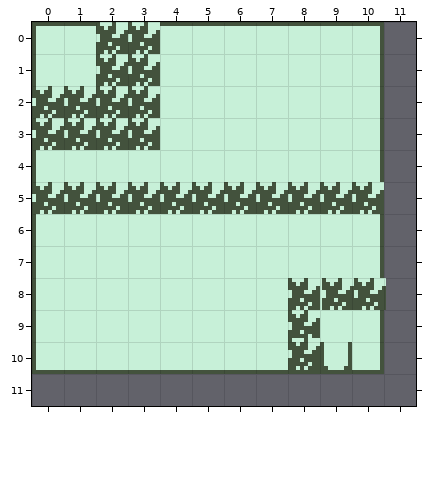
One commit to this Tiled map (JSON): data/maps/left.json. Above, as it was before the edit.
Cells are 8x8 px. Shown: x 0..11, y 0..11.
Now the later version:
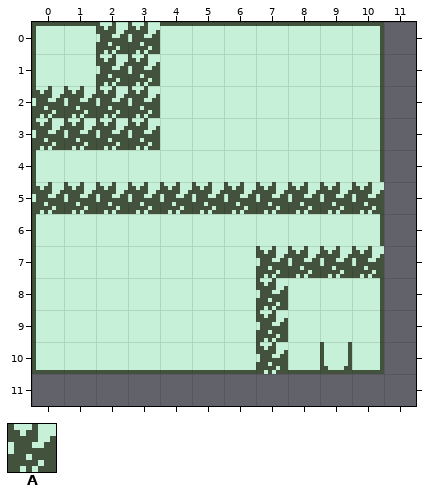
Key: from "gameTilesheet": A 19.
Objects are placed by their top-left corner, in cells (3,4 is the top-left corner of cell 3,4); size is 1x1 cell unless given.
The author wrote: Setup the flames to work! Woo!
The edit:
{"where": "layer \"flameLayer\""}
{"was": "A at 9,8", "now": "A at 8,7"}
{"was": "A at 10,8", "now": "A at 7,7"}
{"was": "A at 8,8", "now": "A at 7,8"}
{"was": "A at 8,9", "now": "A at 7,9"}
{"was": "A at 8,9.9", "now": "A at 7,10"}
{"now": "A at 9,7"}
{"now": "A at 10,7"}
{"label":"changed","picture_box":[256,246,386,374]}
